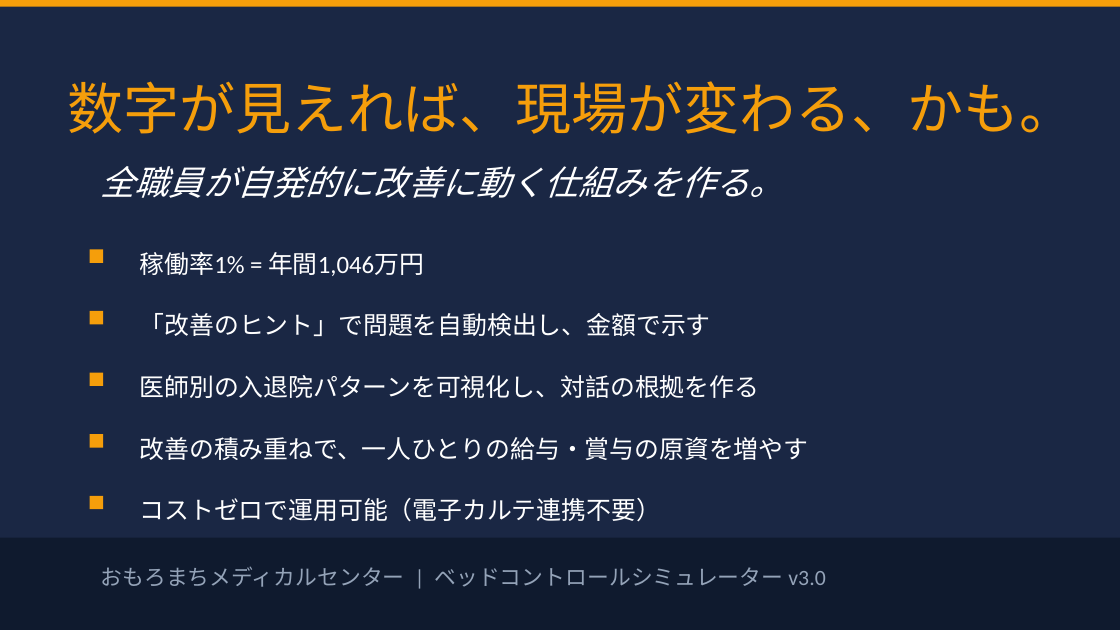
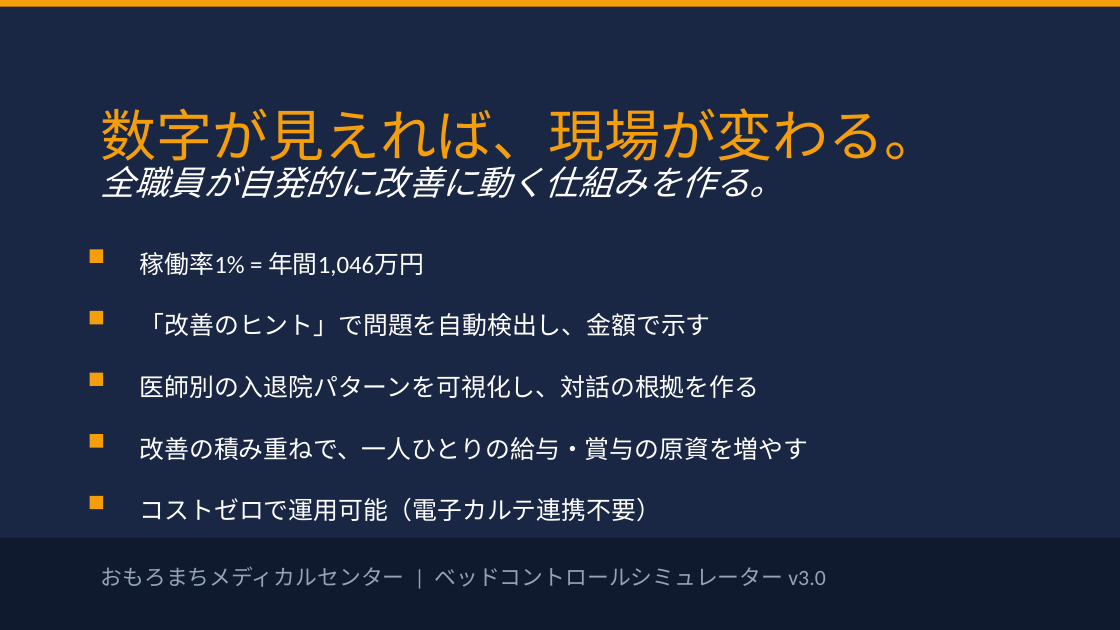
Before and after one commit to torukubota2023/bed-control-simulator, a slide deck: slide 12 of docs/admin/bed_control_evolution_presentation.pptx. Drawn at 1120x630 pixels with LibreOffice and Linux fonts; fonts in the diff are those of the drawing. Boxes give left, top, right and bottom in pixels: in the first picture for what was removed or moved away, otherwise in the second. Text is boxed around its words. In the diff, an @@ line names an element or a change of style, - is before the commit and + after.

```diff
--- a/docs/admin/bed_control_evolution_presentation.pptx
+++ b/docs/admin/bed_control_evolution_presentation.pptx
@@ text at bbox=[101, 108, 941, 171]: text changed @@
-数字が見えれば、現場が変わる、かも。
+数字が見えれば、現場が変わる。
```
Also in this commit, not shown: 6 other slides changed, 3 other files.
